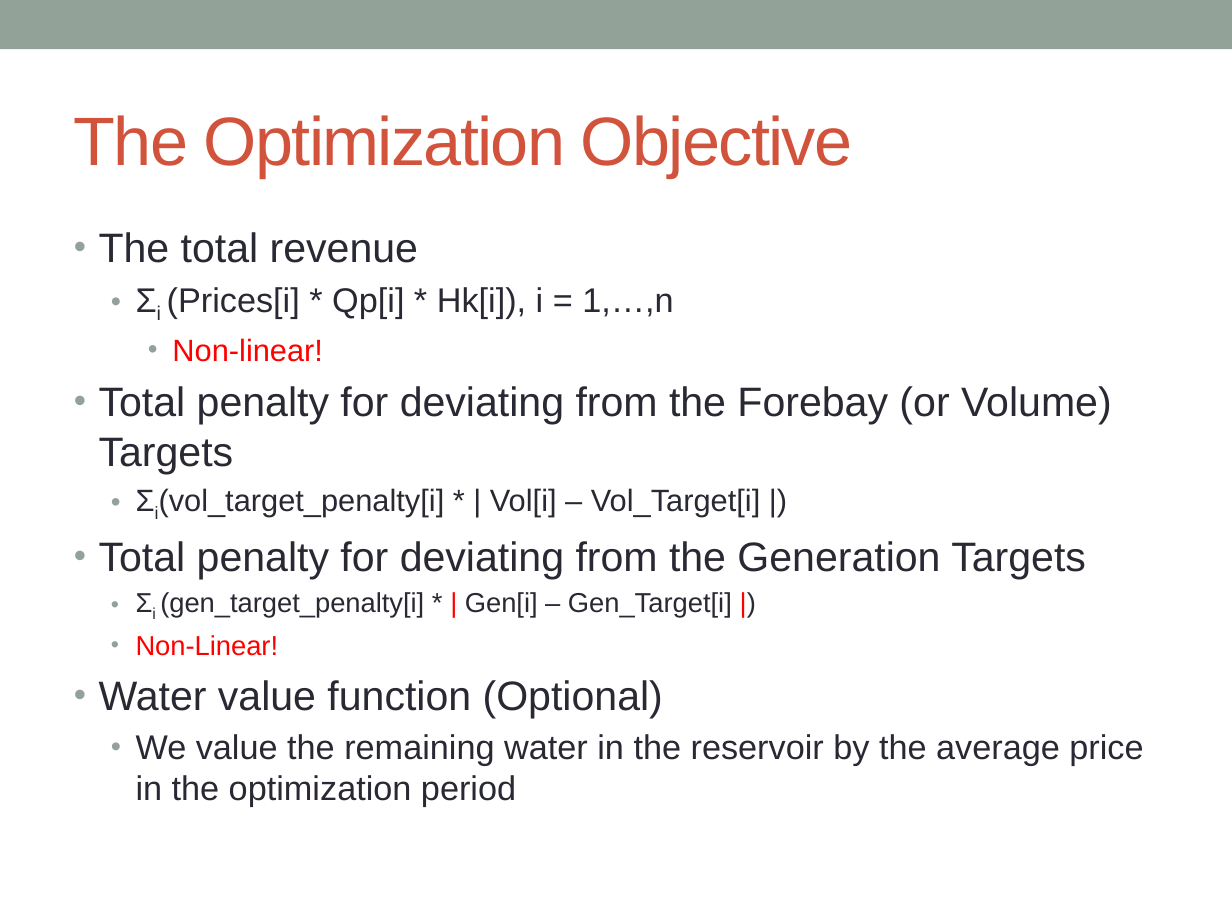
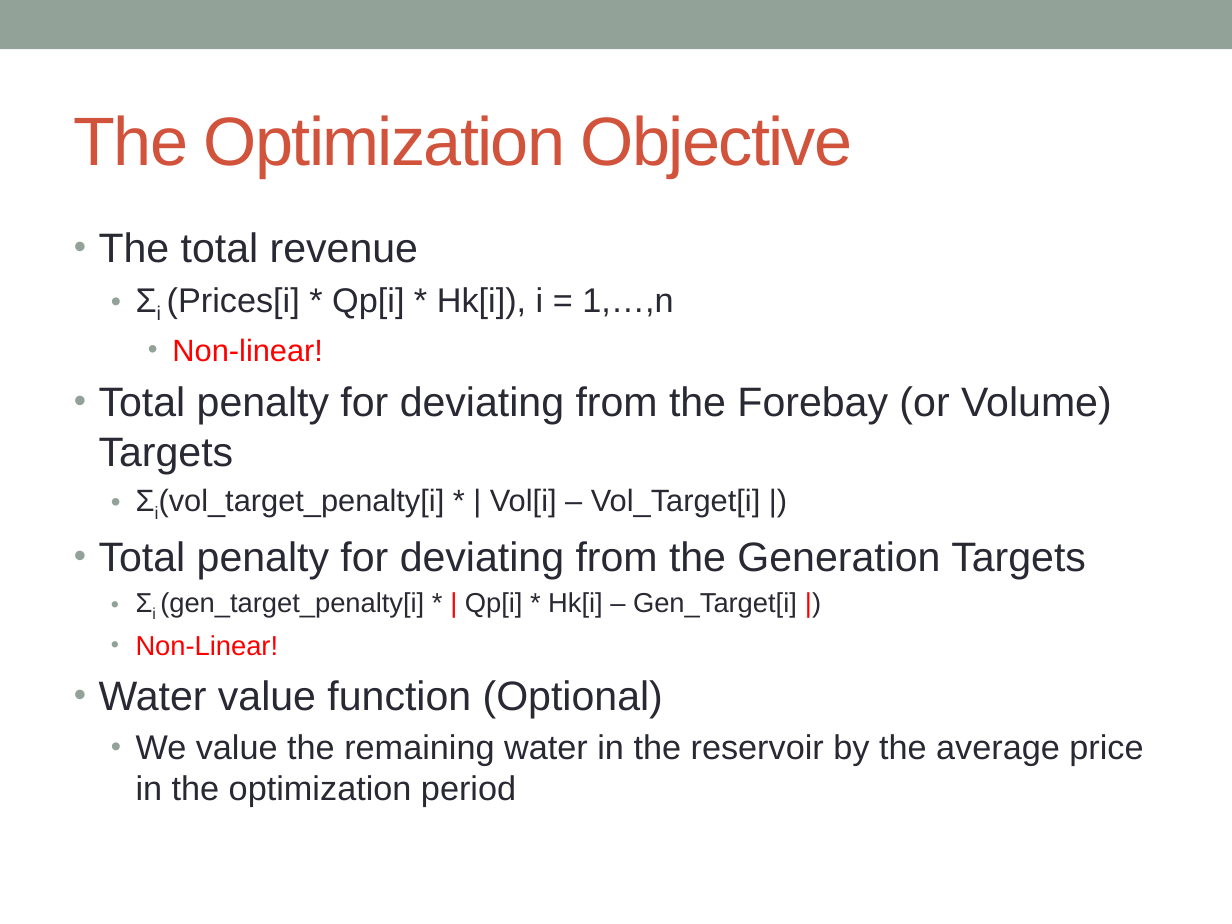
Before and after one commit to huzengjian/Swift-short-term-dispatch-model, a slide deck: slide 4 of Swift short term optimizer.pptx. Drawn at 1232x924 pixels with LibreOffice and Linux fonts; fonts in the diff are those of the drawing. Boxes give left, top, right and bottom in pixels: in the first picture for what was removed or moved away, otherwise in the second. Text is boxed around its words. In the diff, an @@ line names an element or a change of style, - is before the commit and + after.

```diff
--- a/Swift short term optimizer.pptx
+++ b/Swift short term optimizer.pptx
@@ text at box(160, 592, 797, 618): text changed @@
-      • Σi (gen_target_penalty[i] * | Gen[i] – Gen_Target[i] |)
+      • Σi (gen_target_penalty[i] * | Qp[i] * Hk[i] – Gen_Target[i] |)
```
Also in this commit, not shown: 6 other slides changed.
